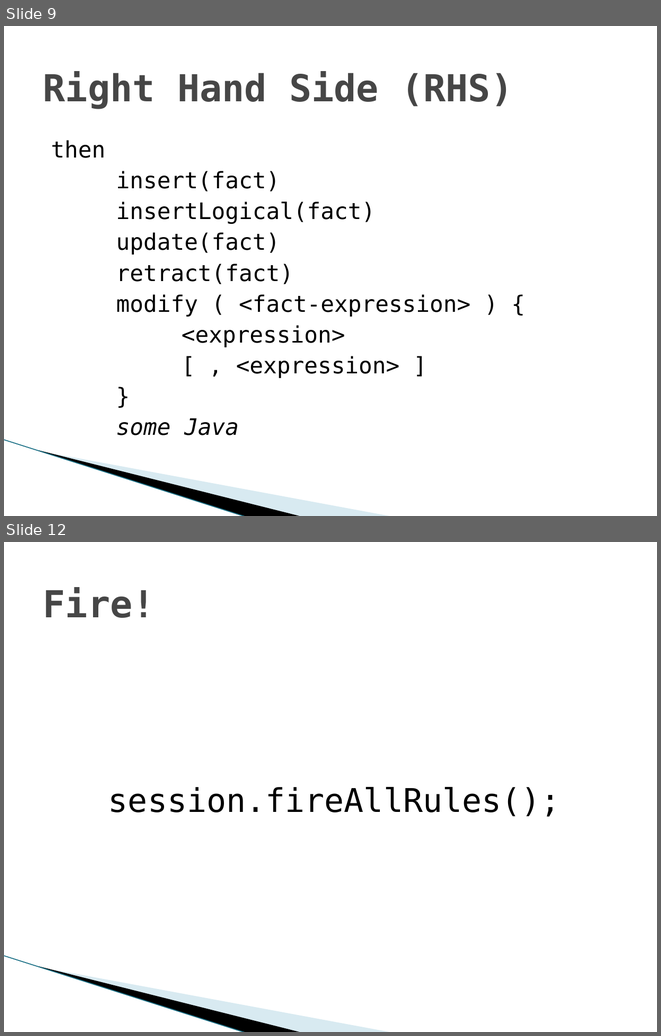
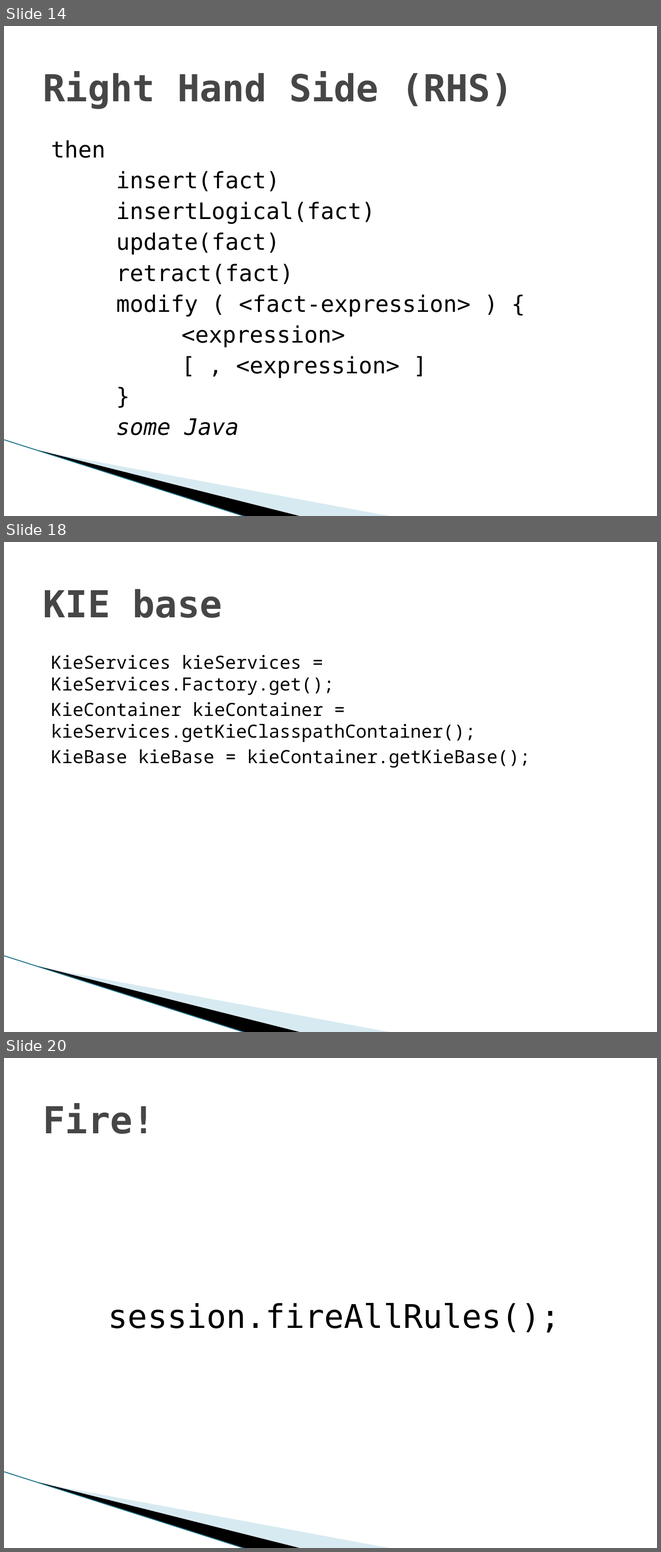
Before and after one commit to gspandy/drools-presentation-and-examples, a slide deck: drools-business-rules-engine.pptx. Shown one above the other, each under a label of ours: slides 9 and 12 before the commit, slides 14, 18 and 20 after it; the slides between them are not shown. The pictures are 661x1036 and 661x1552 pixels, drawn with LibreOffice and Linux fonts; fonts in the diff are those of the drawing; background and template pictures are left out. Boxes give left, top, right and bottom in pixels: in the first picture for what was removed or moved away, otherwise in the second. Text is boxed around its words. In the diff, an @@ line names an element or a change of style, - is before the commit and + after.

```diff
--- a/drools-business-rules-engine.pptx
+++ b/drools-business-rules-engine.pptx
@@ slide 18 added at [4, 542, 657, 1032], background #FFFFFF; not listed: 3 template elements that a slide beside it also shows @@
@@ title added at [43, 589, 222, 618], 41 pt, text #464646, bold @@
+KIE base
@@ text added at [51, 655, 530, 768], 20 pt, text #000000 @@
+KieServices kieServices = KieServices.Factory.get();
+KieContainer kieContainer = kieServices.getKieClasspathContainer();
+KieBase kieBase = kieContainer.getKieBase();
@@ what was slide 9 is now slide 14 @@
@@ what was slide 12 is now slide 20 @@
```
Also in this commit, not shown: 2 slides changed, 11 other slides added, 3 slides removed.
